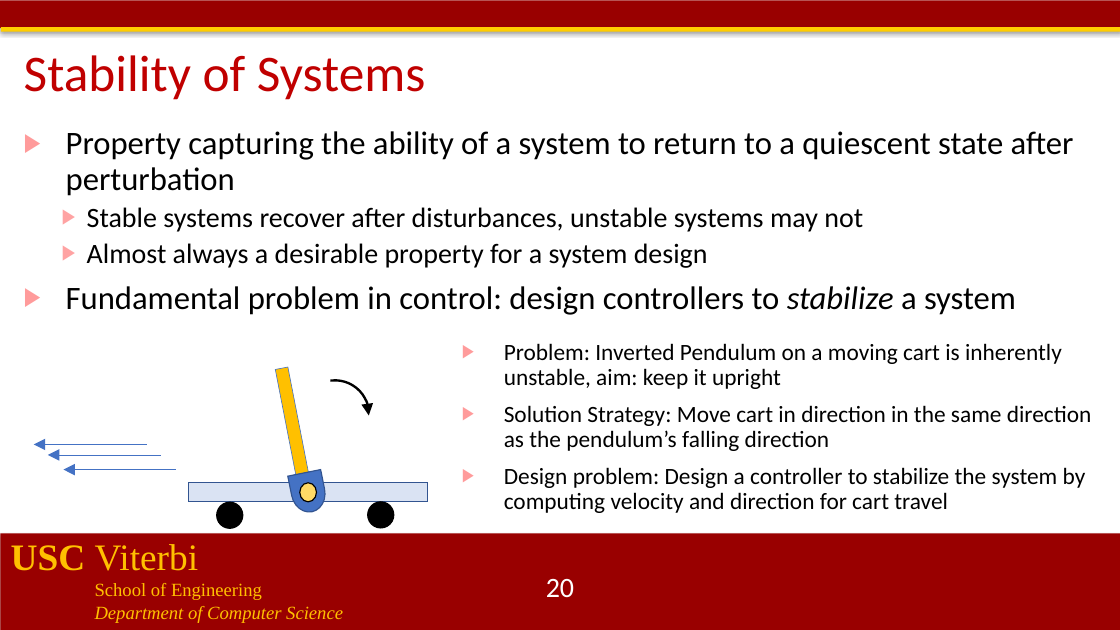
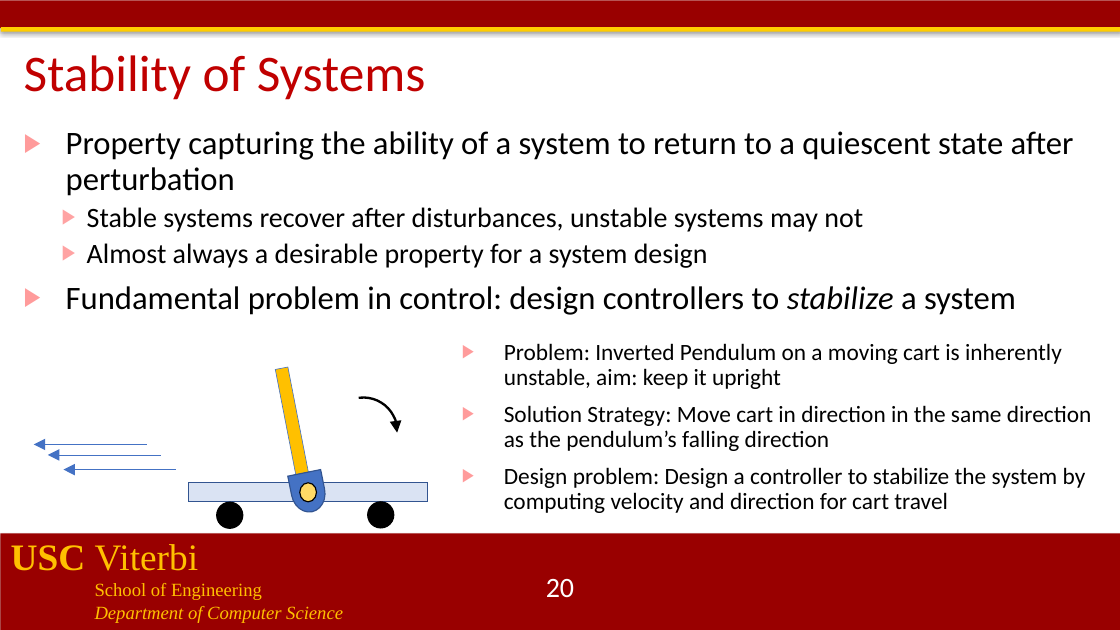
Before and after one commit to jdeshmukh/jdeshmukh.github.io, a slide deck: slide 20 of teaching/cs513-autocps-fall-2020/lecture3-Dynamical-System-Models.pptx. Drawn at 1120x630 pixels with LibreOffice and Linux fonts; fonts in the diff are those of the drawing; background and template pictures are left out. Boxes give left, top, right and bottom in pixels: in the first picture for what was removed or moved away, otherwise in the second. Text is boxed around its words. In the diff, an @@ line names an element or a change of style, - is before the commit and + after.

```diff
--- a/teaching/cs513-autocps-fall-2020/lecture3-Dynamical-System-Models.pptx
+++ b/teaching/cs513-autocps-fall-2020/lecture3-Dynamical-System-Models.pptx
@@ arc (boxed as its full ellipse): place and size @@
-arc (boxed as its full ellipse) at (288, 368, 381, 461)
+arc (boxed as its full ellipse) at (317, 385, 409, 478)
```
Also in this commit, not shown: 2 other files.
